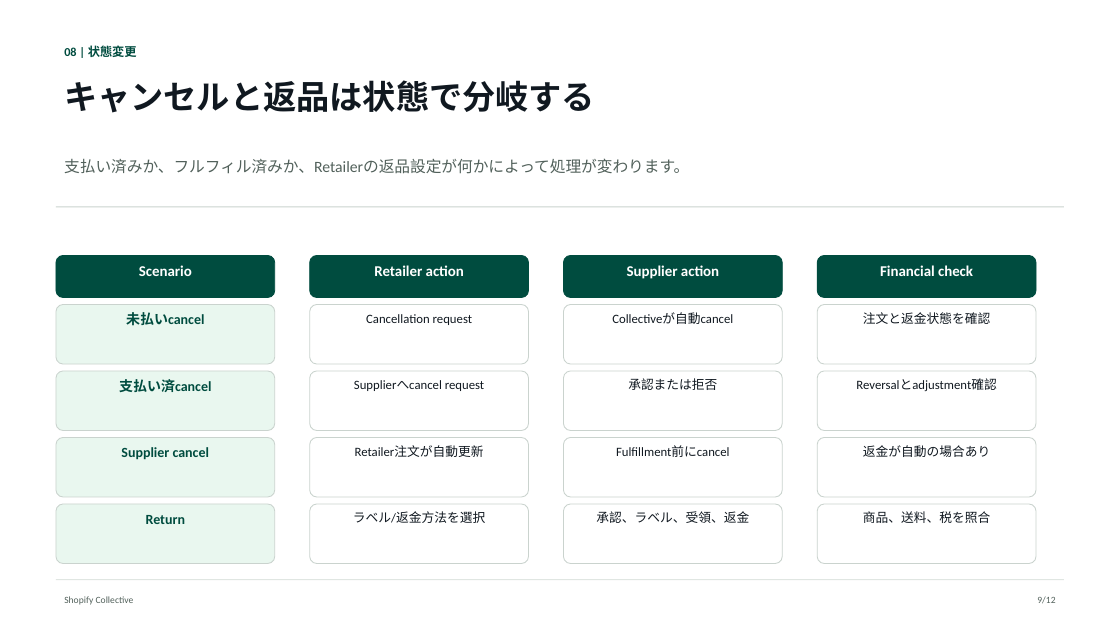
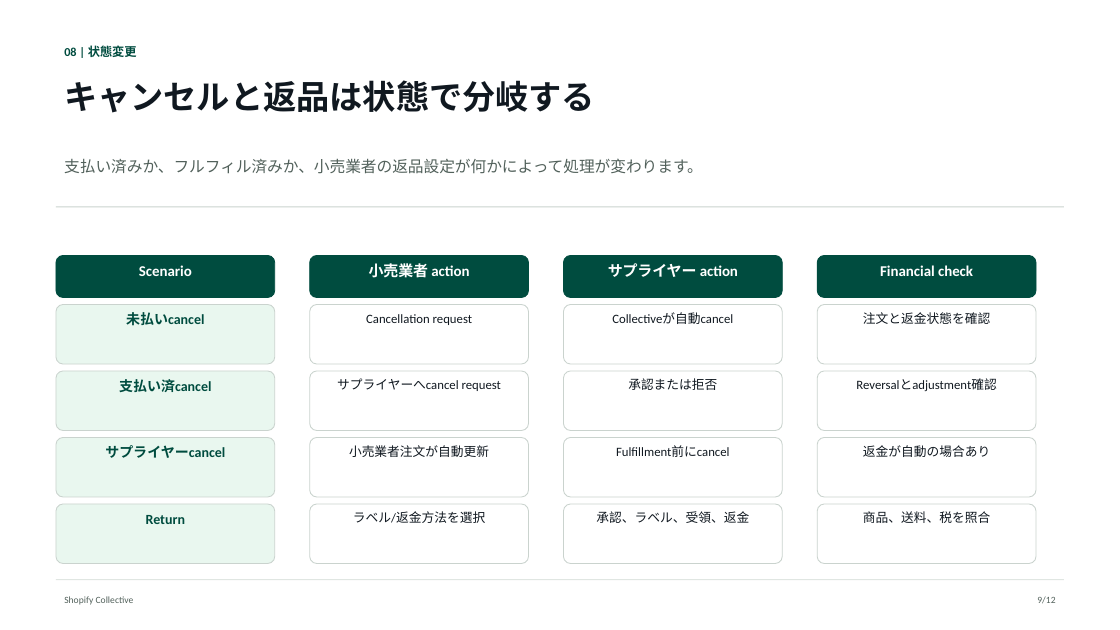
Before and after one commit to shopify-apac-ts/shopify-technical-docs, a slide deck: slide 9 of products/shopify-collective/ja/shopify-collective-architecture-ja.pptx. Drawn at 1120x630 pixels with LibreOffice and Linux fonts; fonts in the diff are those of the drawing. Boxes give left, top, right and bottom in pixels: in the first picture for what was removed or moved away, otherwise in the second. Text is boxed around its words. In the diff, an @@ line names an element or a change of style, - is before the commit and + after.

```diff
--- a/products/shopify-collective/ja/shopify-collective-architecture-ja.pptx
+++ b/products/shopify-collective/ja/shopify-collective-architecture-ja.pptx
@@ text at (x1=64, y1=159, x2=703, y2=174): text changed @@
-支払い済みか、フルフィル済みか、Retailerの返品設定が何かによって処理が変わります。
+支払い済みか、フルフィル済みか、小売業者の返品設定が何かによって処理が変わります。
@@ text in rounded rectangle at (x1=369, y1=263, x2=469, y2=278): text changed @@
-Retailer action
+小売業者 action
@@ text in rounded rectangle at (x1=608, y1=263, x2=738, y2=277): text changed @@
-Supplier action
+サプライヤー action
@@ text in rounded rectangle at (x1=337, y1=378, x2=501, y2=391): text changed @@
-Supplierへcancel request
+サプライヤーへcancel request
@@ text in rounded rectangle at (x1=105, y1=445, x2=225, y2=458): text changed @@
-Supplier cancel
+サプライヤーcancel
@@ text in rounded rectangle at (x1=349, y1=445, x2=489, y2=457): text changed @@
-Retailer注文が自動更新
+小売業者注文が自動更新
```
Also in this commit, not shown: 11 other slides changed, 5 other files.
